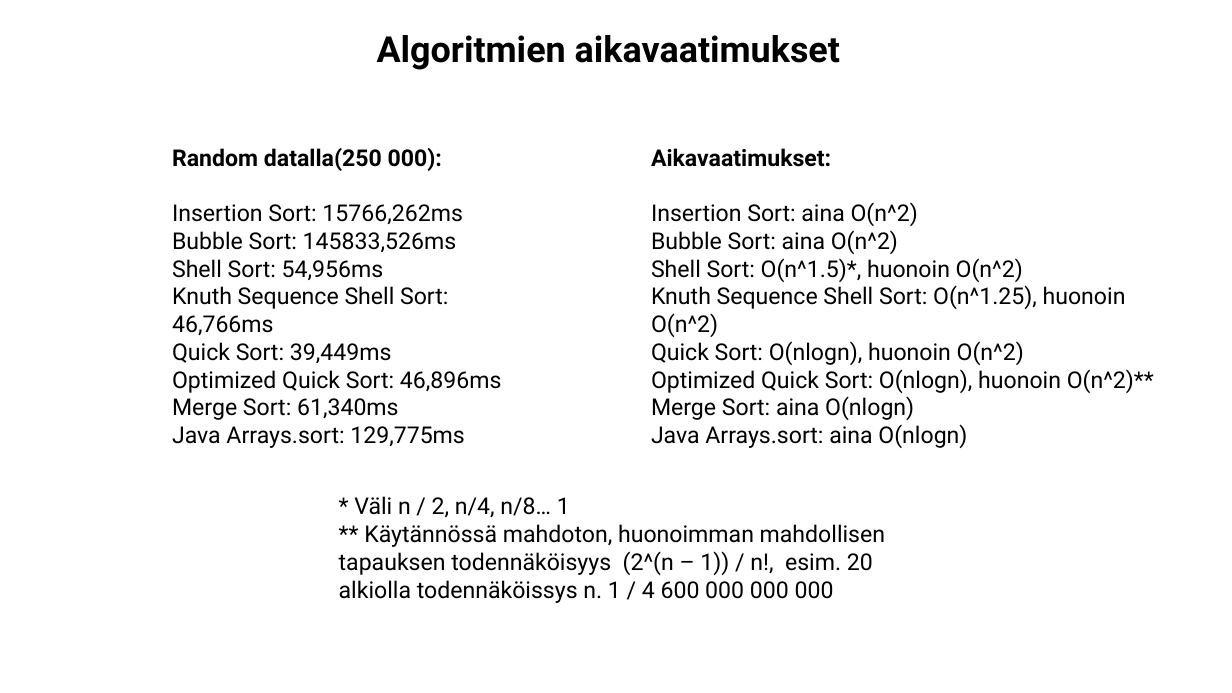
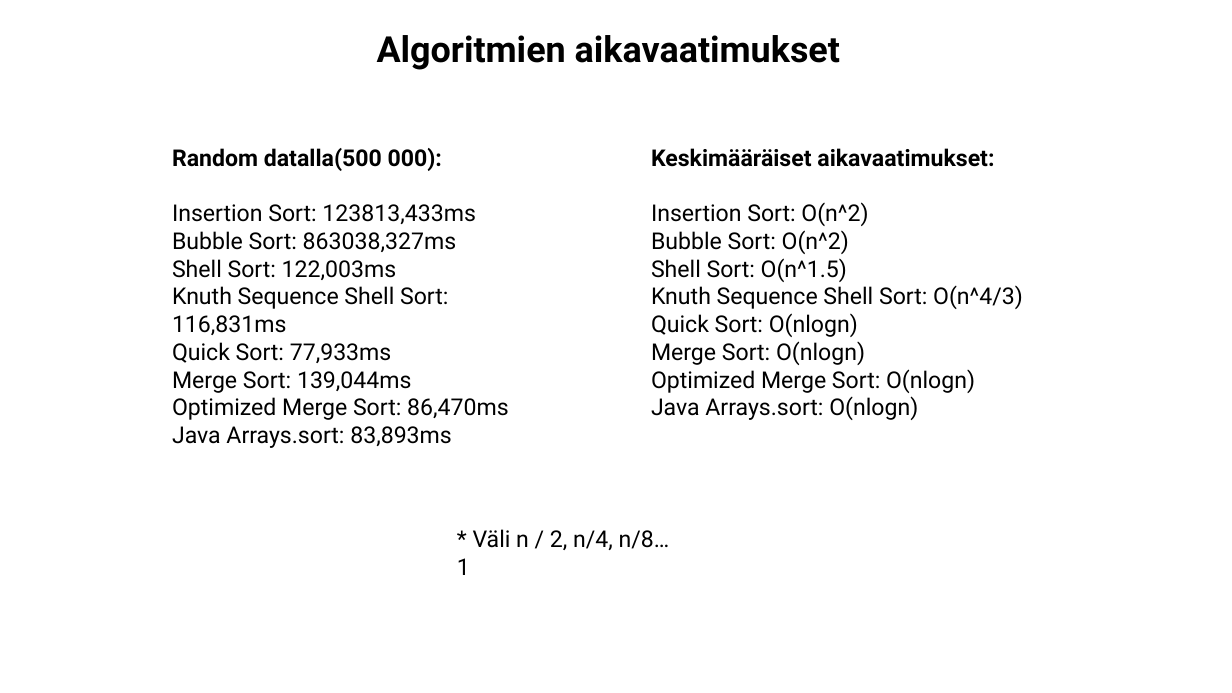
Before and after one commit to KeskinenNiilo/SortAlgorithmsJava, a slide deck: slide 7 of dokumentointi.pptx (slide 8 before the commit). Drawn at 1232x693 pixels with LibreOffice and Linux fonts; fonts in the diff are those of the drawing. Boxes give left, top, right and bottom in pixels: in the first picture for what was removed or moved away, otherwise in the second. Text is boxed around its words. In the diff, an @@ line names an element or a change of style, - is before the commit and + after.

Commit message:
fixed quicksort

```diff
--- a/dokumentointi.pptx
+++ b/dokumentointi.pptx
@@ text at [172, 148, 509, 448]: text changed @@
-Random datalla(250 000):
-Insertion Sort: 15766,262ms
-Bubble Sort: 145833,526ms
-Shell Sort: 54,956ms
-Knuth Sequence Shell Sort: 46,766ms
-Quick Sort: 39,449ms
-Optimized Quick Sort: 46,896ms
-Merge Sort: 61,340ms
-Java Arrays.sort: 129,775ms
+Random datalla(500 000):
+Insertion Sort: 123813,433ms
+Bubble Sort: 863038,327ms
+Shell Sort: 122,003ms
+Knuth Sequence Shell Sort: 116,831ms
+Quick Sort: 77,933ms
+Merge Sort: 139,044ms
+Optimized Merge Sort: 86,470ms
+Java Arrays.sort: 83,893ms
@@ text at [651, 148, 1023, 420]: text changed @@
-Aikavaatimukset:
-Insertion Sort: aina O(n^2)
-Bubble Sort: aina O(n^2)
-Shell Sort: O(n^1.5)*, huonoin O(n^2)
-Knuth Sequence Shell Sort: O(n^1.25), huonoin O(n^2)
-Quick Sort: O(nlogn), huonoin O(n^2)
-Optimized Quick Sort: O(nlogn), huonoin O(n^2)**
-Merge Sort: aina O(nlogn)
-Java Arrays.sort: aina O(nlogn)
+Keskimääräiset aikavaatimukset:
+Insertion Sort: O(n^2)
+Bubble Sort: O(n^2)
+Shell Sort: O(n^1.5)
+Knuth Sequence Shell Sort: O(n^4/3)
+Quick Sort: O(nlogn)
+Merge Sort: O(nlogn)
+Optimized Merge Sort: O(nlogn)
+Java Arrays.sort: O(nlogn)
@@ text at [339, 524, 885, 603]: paragraph removed @@
-** Käytännössä mahdoton, huonoimman mahdollisen tapauksen todennäköisyys (2^(n – 1)) / n!, esim. 20 alkiolla todennäköissys n. 1 / 4 600 000 000 000
@@ text "* Väli n / 2, ...": place and size @@
-text "* Väli n / 2, ..." at [339, 496, 885, 603]
+text "* Väli n / 2, ..." at [457, 529, 670, 575]
```
Also in this commit, not shown: 4 other slides changed, 2 slides added, 3 slides removed, 1 other file.
